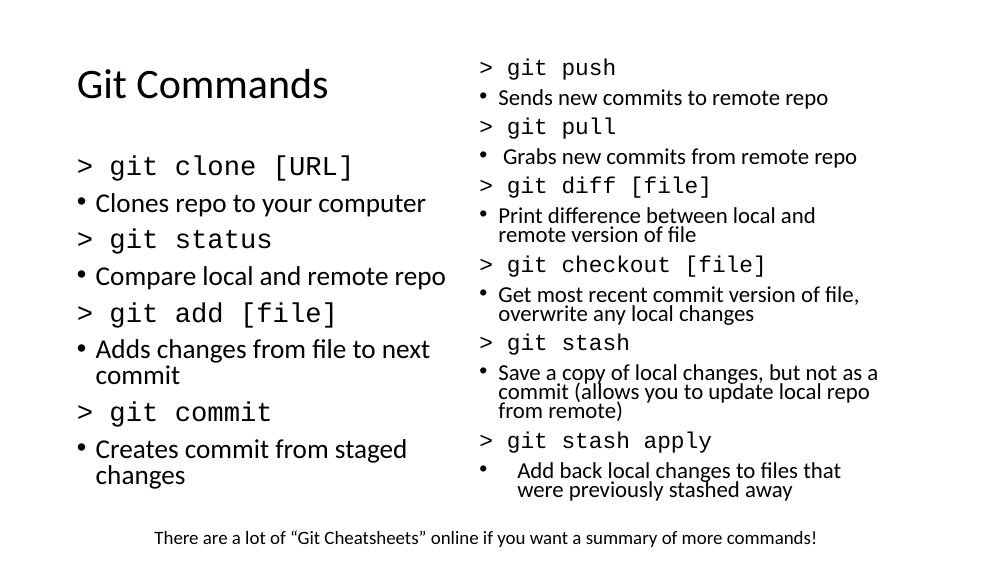
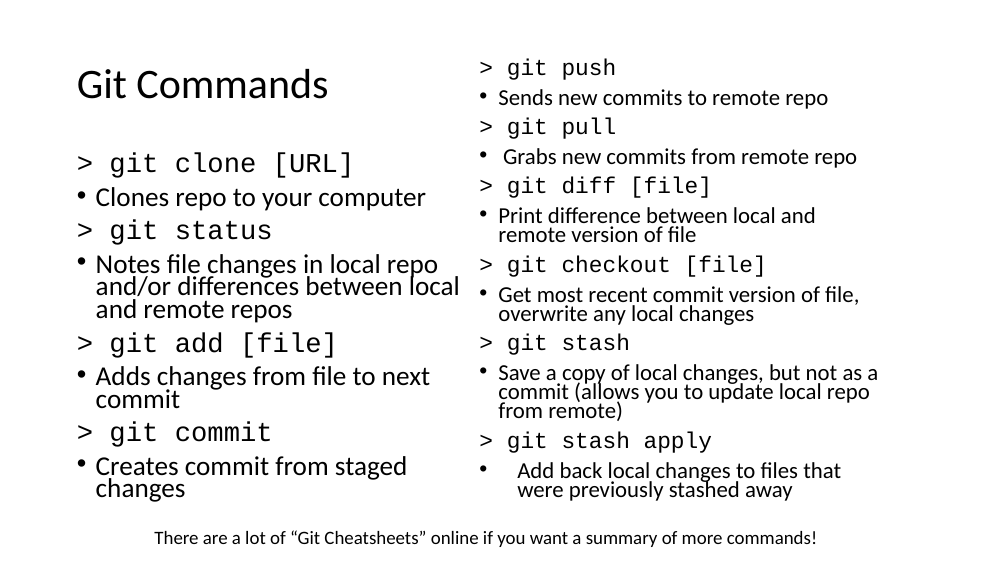
Before and after one commit to semaphoreP/codeastro, a slide deck: slide 6 of Day1/intro_to_git.pptx. Drawn at 1008x567 pixels with LibreOffice and Linux fonts; fonts in the diff are those of the drawing. Boxes give left, top, right and bottom in pixels: in the first picture for what was removed or moved away, otherwise in the second. Text is boxed around its words. In the diff, an @@ line names an element or a change of style, - is before the commit and + after.

Commit message:
small updates

```diff
--- a/Day1/intro_to_git.pptx
+++ b/Day1/intro_to_git.pptx
@@ text at bbox=[96, 153, 430, 502]: line spacing 0.8 to 0.7 @@
@@ text at bbox=[96, 254, 460, 323]: text changed @@
-• Compare local and remote repo
+• Notes file changes in local repo and/or differences between local and remote repos
```
